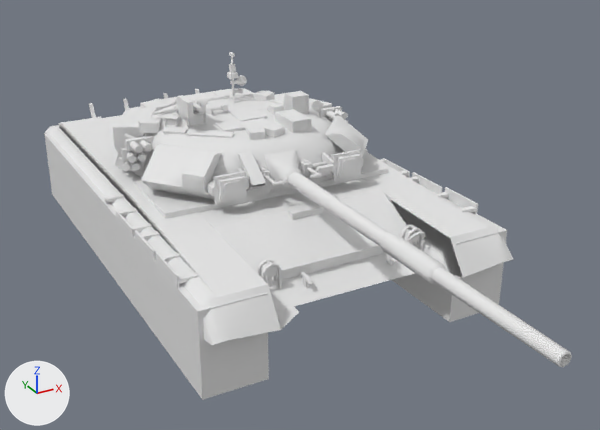
Before and after pictures for a commit that changed the glTF model src/main/resources/combinedassault_packs/combinedassault/assets/combinedassault/models/ground/t90/t90.glb.
The view is the same before and after, from a 50 mm camera at (-4.15, -9.34, 4.77) aimed at (0.17, -1.48, 0.84). The axes (+X, +Y, +Z) are drawn at lower left. The lights are the same throughout. The first picture is the older version. Objects named as collision shapes, trigger or cutter boxes, shadow casters or lower levels of detail are left out. Where no turn or scale is listed for an object, it has been applied to the vertices. Vertices at exactly the same position are counted once.

The first picture shows 'barrel', 'body', 'cannon', 'hit_engine', 'hit_track_left', 'hit_track_right', 'turret'.
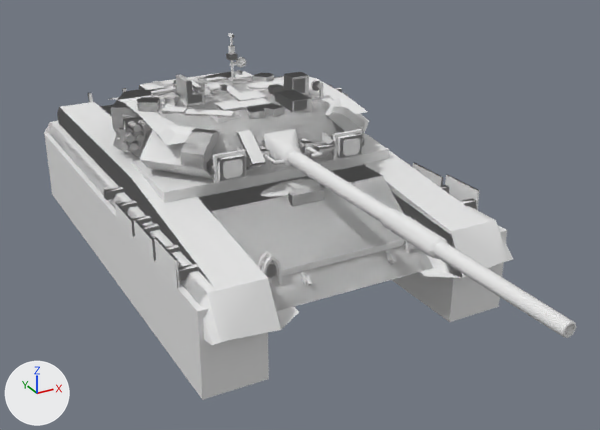
Changed parts and their boxes [x1, y1, x2, y2] in the pictures (600 x 430 px; the box of a moved part takes in the faces that stretch with it):
'body', reshaped: before [44, 89, 514, 345]; after [44, 88, 514, 345]
'turret', reshaped, moved: before [113, 52, 368, 205]; after [111, 33, 369, 184]
'barrel', moved: before [287, 172, 572, 367]; after [287, 151, 576, 338]
'hit_engine', moved, rescaled: before [133, 155, 389, 219]; after [131, 136, 389, 203]
'interior_turret', added (mostly hidden): after [108, 77, 367, 145]
'cannon', moved: before [264, 149, 301, 194]; after [264, 129, 301, 173]
'driver_hatch_lid', added: after [260, 179, 320, 197]
'turret_back', added: after [113, 65, 355, 176]
'commander_hatch_lid_in', added: after [247, 82, 273, 88]
'body_back', added: after [102, 105, 343, 220]
'gunner_hatch_lid', added: after [206, 83, 228, 87]
part 1 of me_body, moved or reshaped: before [46, 89, 502, 315]; after [44, 88, 502, 315]
part 3 of me_turret, added: after [205, 81, 297, 121]

The change, as a list of edits to the scene's bpy script:
```text
Change me_body:
    remove me_body.from_pydata(...)  # 823 vertices, 1193 faces; spans x -1.82..1.82, y -3.38..3.46, z 0.26..1.21
    add me_body.from_pydata(...)  # 912 vertices, 1303 faces; spans x -1.82..1.82, y -3.38..3.46, z 0.26..1.46
    me_body part 1: 358 vertices moved from x -1.82..1.82, y -3.12..3.46, z 0.98..1.21 to x -1.82..1.82, y -3.12..3.46, z 0.99..1.46; 11 vertices removed from x -1.59..1.59, y -2.77..2.7, z 0.99..1.12; 100 vertices added at x -1.59..1.59, y -2.77..2.7, z 1.06..1.34
Change me_turret:
    used by ob_turret; parent = ob_t90; location = (0.0, -0.317, 1.361)
    remove me_turret.from_pydata(...)  # 1467 vertices, 2034 faces; spans x -1.55..1.55, y -1.43..1.84, z -0.2..0.95
    add me_turret.from_pydata(...)  # 1666 vertices, 2352 faces; spans x -1.55..1.55, y -1.43..1.84, z -0.2..0.95
    me_turret part 3: 148 vertices added at x -0.34..0.67, y -0.29..1.18, z 0.32..0.43
    other edits to the shape of me_turret do not show in these pictures
Change me_hit_engine:
    remove me_hit_engine.from_pydata(...)  # 8 vertices, 12 faces; spans x -1.45..1.45, y -1.41..-0.32, z 0.43..1.16
    add me_hit_engine.from_pydata(...)  # 8 vertices, 12 faces; spans x -1.45..1.45, y -1.41..-0.32, z 0.43..1.41
    me_hit_engine part 2: the whole mesh is scaled about its middle by (1, 1, 1.34), then moved by (0.0, 0.0, 0.12)
Change ob_turret:
    ob_turret.location: (0.0, -0.317, 1.361) -> (0.0, -0.317, 1.611)
Change ob_barrel:
    ob_barrel.location: (0.0, -1.303, 1.375) -> (0.0, -1.303, 1.625)
Add ob_turret_back:
    ob_turret_back = bpy.data.objects.new('turret_back', me_turret_back)  # 1372 vertices, 1567 faces; spans x -1.55..1.55, y -1.43..1.84, z -0.2..0.95; in mat_interior_decor (white #e7e7e7)
    ob_turret_back.location = (0.0, -0.317, 1.611)
Add ob_interior_turret:
    ob_interior_turret = bpy.data.objects.new('interior_turret', me_interior_turret_001)  # 446 vertices, 599 faces; spans x -1.3..1.3, y -1.32..1.0, z 0.6..1.99; in mat_interior_decor (white #e7e7e7)
    ob_interior_turret.location = (0.0, 0.0, 0.0)
Add ob_gunner_hatch_lid:
    ob_gunner_hatch_lid = bpy.data.objects.new('gunner_hatch_lid', me_gunner_hatch_lid)  # 44 vertices, 64 faces; spans x -0.168..0.168, y 0.0..0.335, z -0.045..0.041; in mat_paint (white #e7e7e7)
    ob_gunner_hatch_lid.location = (-0.082, 0.137, 2.0)
Add ob_commander_hatch_lid_in:
    ob_commander_hatch_lid_in = bpy.data.objects.new('commander_hatch_lid_in', me_commander_hatch_lid_in_001)  # 17 vertices, 16 faces; spans x 0.282..0.618, y -0.062..0.272, z 1.988..2.0; in mat_interior_decor (white #e7e7e7)
    ob_commander_hatch_lid_in.location = (0.0, 0.0, 0.0)
Add ob_driver_hatch_lid:
    ob_driver_hatch_lid = bpy.data.objects.new('driver_hatch_lid', me_driver_hatch_lid)  # 24 vertices, 34 faces; spans x -0.076..0.65, y -0.146..0.219, z -0.04..0.0; in mat_paint (white #e7e7e7)
    ob_driver_hatch_lid.location = (-0.357, -1.686, 1.285)
Add ob_body_back:
    ob_body_back = bpy.data.objects.new('body_back', me_body_back)  # 649 vertices, 671 faces; spans x -1.82..1.82, y -3.38..3.46, z 0.26..1.46; in mat_interior_decor (white #e7e7e7)
    ob_body_back.location = (0.0, 0.0, 0.0)
```
